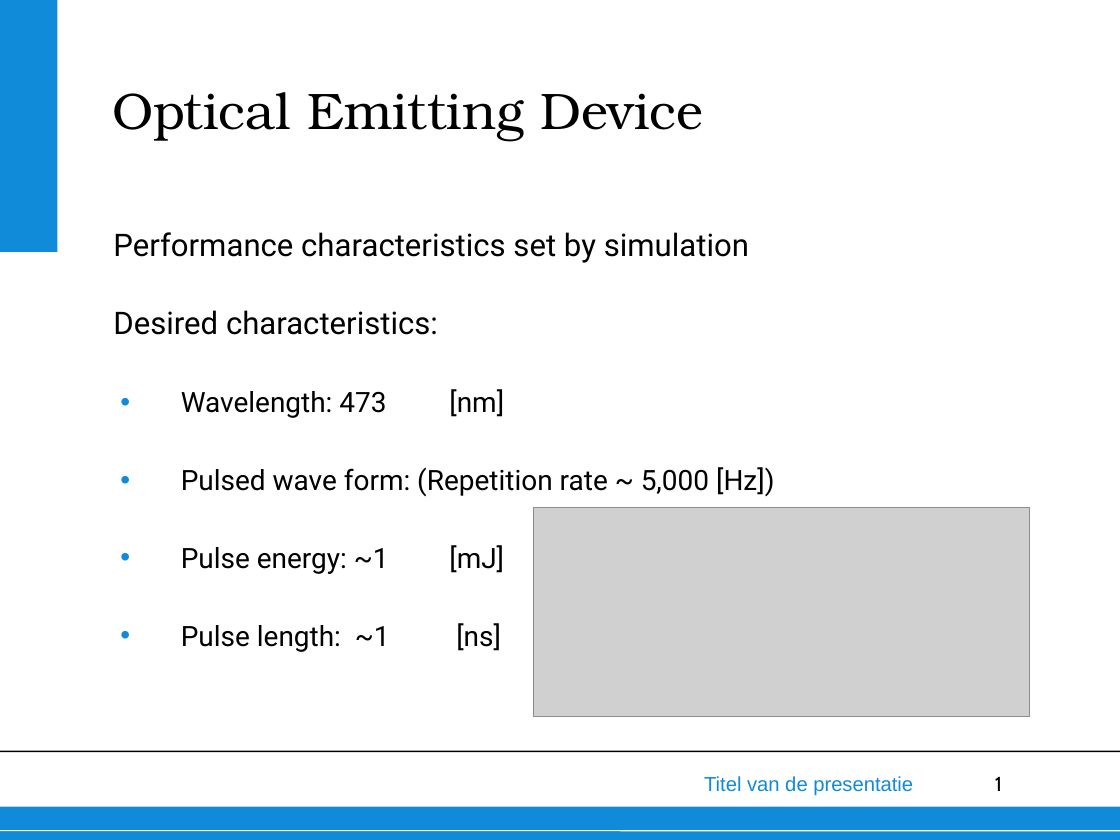
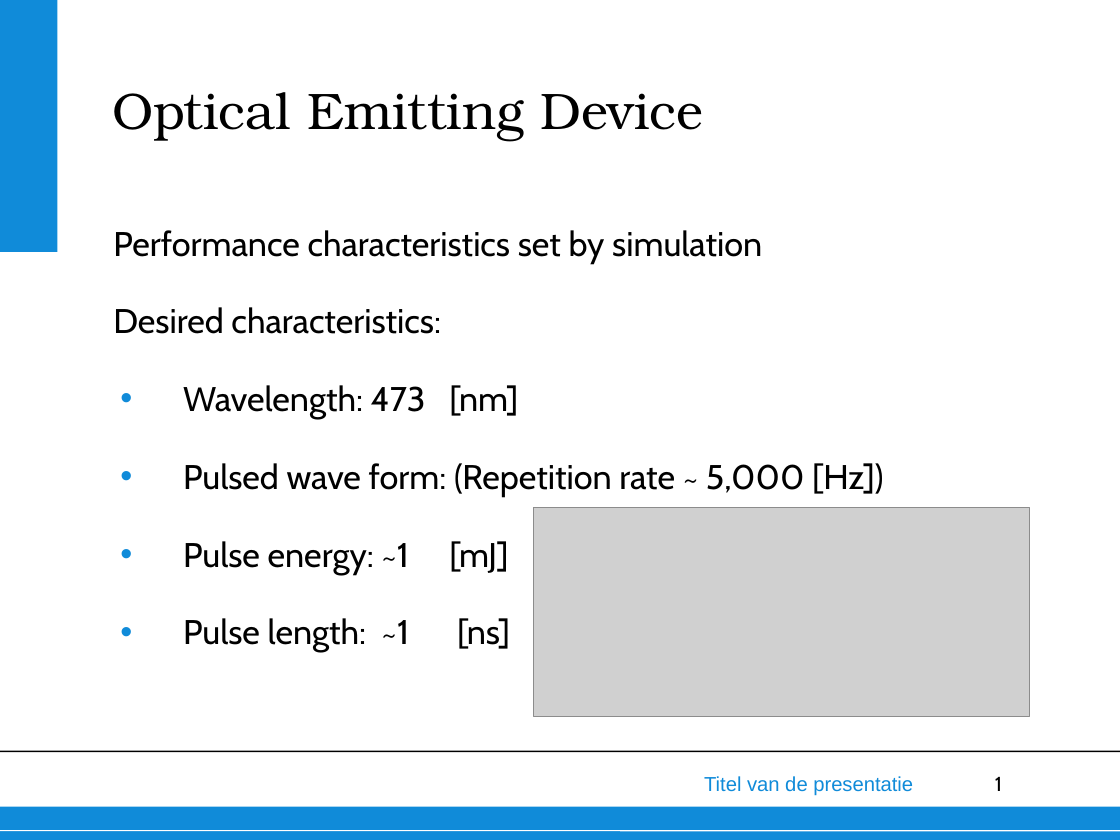
Before and after one commit to thewisenerd/laser-swarm, a slide deck: slide 1 of finalPresentation/subsections/laser_v1.1.ppt. Drawn at 1120x840 pixels with LibreOffice and Linux fonts; fonts in the diff are those of the drawing; grey boxes stand for pictures; background and template pictures are left out. Boxes give left, top, right and bottom in pixels: in the first picture for what was removed or moved away, otherwise in the second. Text is boxed around its words. In the diff, an @@ line names an element or a change of style, - is before the commit and + after.

```diff
--- a/finalPresentation/subsections/laser_v1.1.ppt
+++ b/finalPresentation/subsections/laser_v1.1.ppt
@@ text "Performance characteristics set by simulation" at box(113, 230, 884, 653): size 20 to 22 pt in "Performance characteristics set by simulation", "Desired characteristics:"; font Roboto to Cabin; size 18 to 22 pt in "Wavelength: 473 [nm]", "Pulsed wave form: (Repetition rate ~ 5,000 ...", "Pulse energy: ~1 [mJ]", "Pulse length: ~1 [ns]" @@
```
Also in this commit, not shown: 2 other slides changed, 1 slide added, 1 other file.
